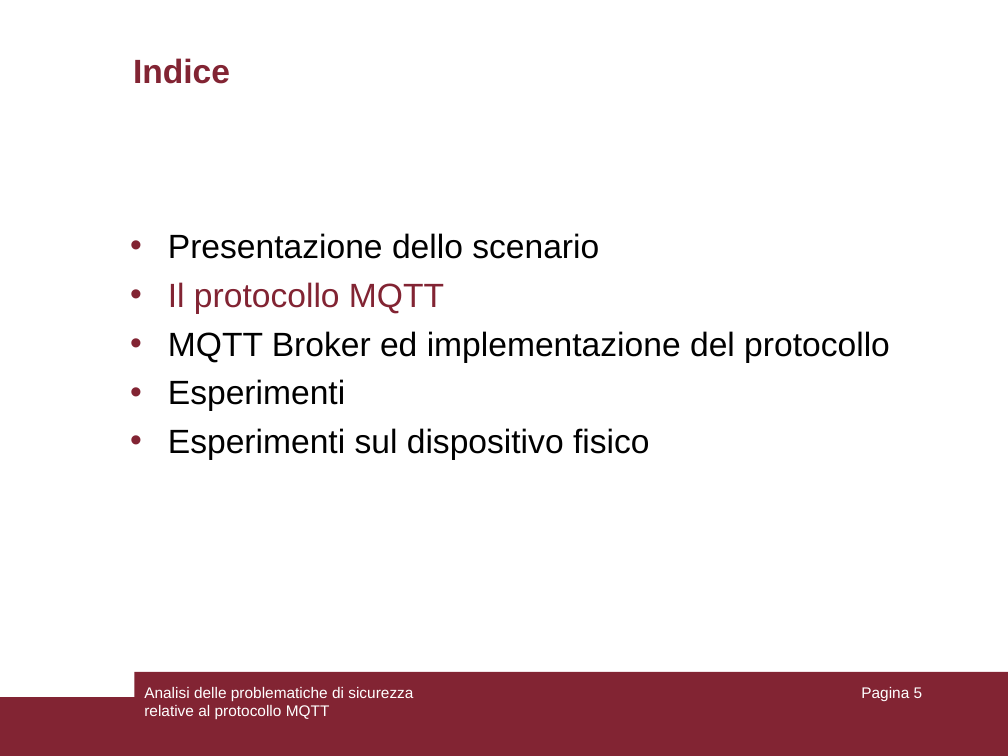
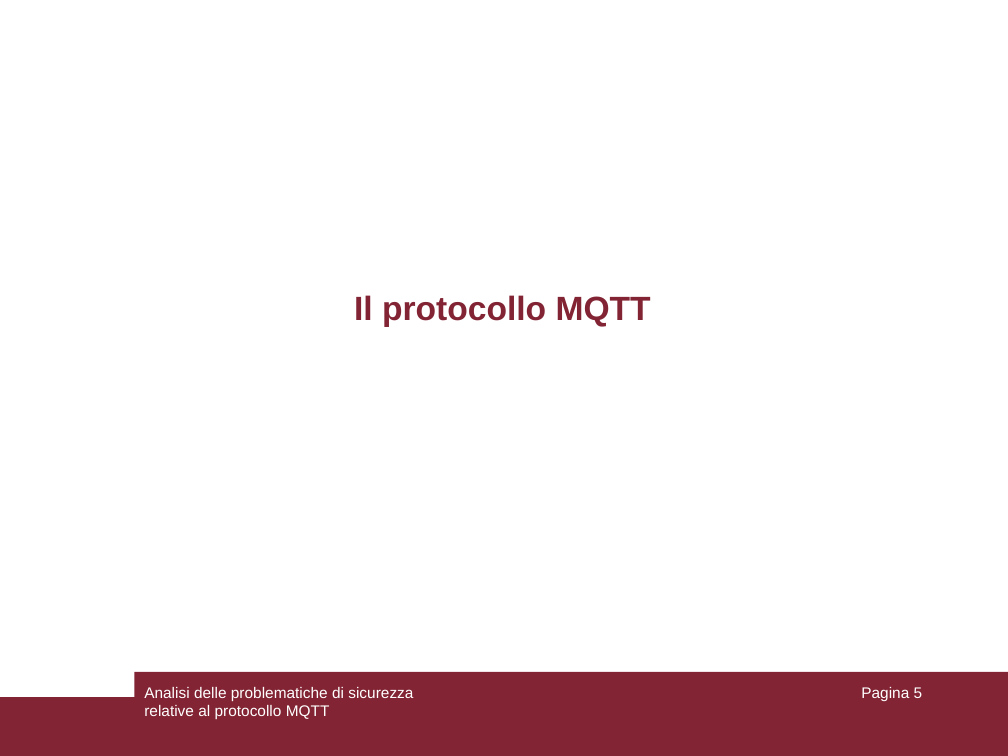
Before and after one commit to aedoardo/bachelor-degree-thesis, a slide deck: slide 5 of slides/Presentazione.ppt. Drawn at 1008x756 pixels with LibreOffice and Linux fonts; fonts in the diff are those of the drawing. Boxes give left, top, right and bottom in pixels: in the first picture for what was removed or moved away, otherwise in the second. Text is boxed around its words. In the diff, an @@ line names an element or a change of style, - is before the commit and + after.

```diff
--- a/slides/Presentazione.ppt
+++ b/slides/Presentazione.ppt
@@ text "Il protocollo MQTT": place and size @@
-text "Il protocollo MQTT" at [168, 233, 890, 460]
+text "Il protocollo MQTT" at [354, 295, 651, 327]
@@ text "Il protocollo MQTT" at [354, 295, 651, 327]: bold on; alignment left to centre; bullet • to none @@
@@ title removed at [133, 58, 230, 84] @@
-Indice
@@ text at [168, 233, 599, 259]: paragraph removed @@
-• Presentazione dello scenario
@@ text at [168, 331, 890, 460]: paragraphs removed @@
-• MQTT Broker ed implementazione del protocollo
-• Esperimenti
-• Esperimenti sul dispositivo fisico
```
Also in this commit, not shown: 6 other slides changed, 1 other file.
